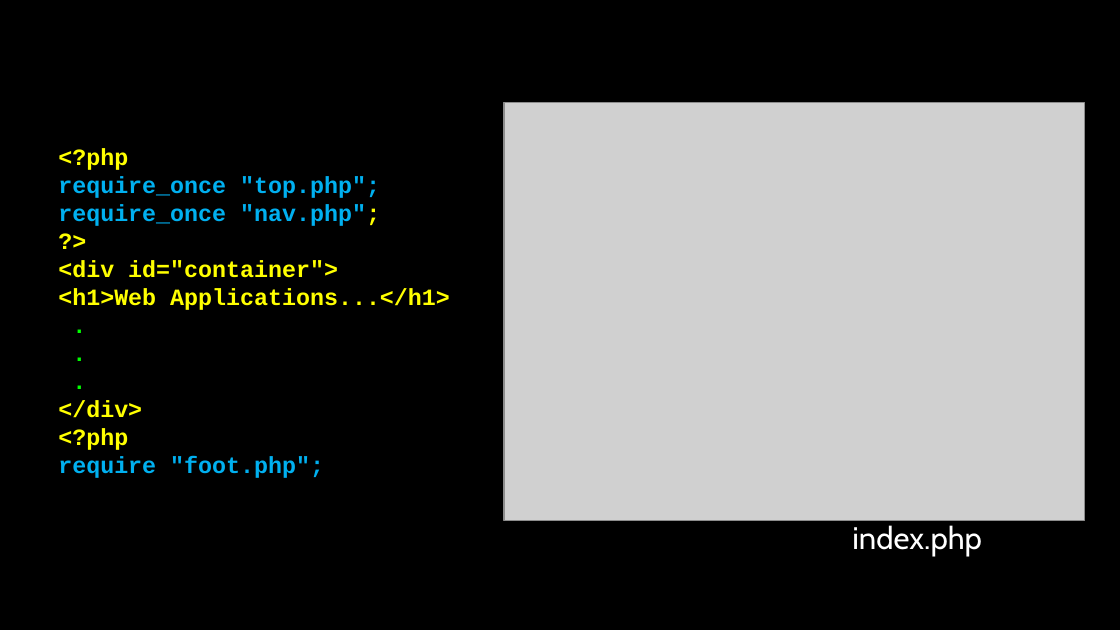
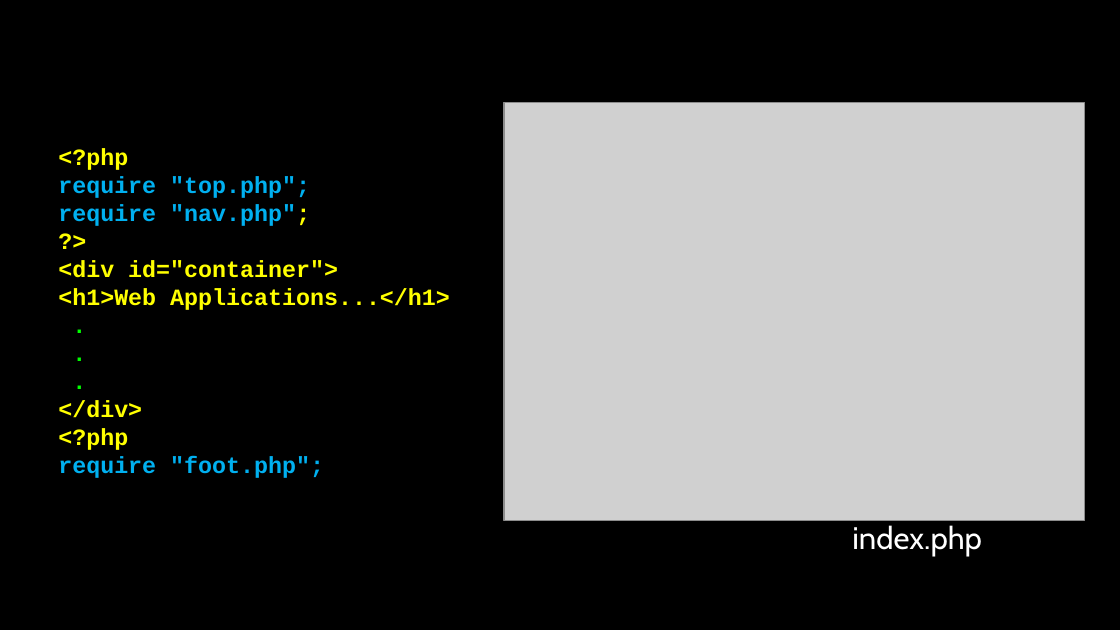
Before and after one commit to csev/wa4e, a slide deck: slide 29 of lectures/PHP-04-Functions.ppt. Drawn at 1120x630 pixels with LibreOffice and Linux fonts; fonts in the diff are those of the drawing; grey boxes stand for pictures. Boxes give left, top, right and bottom in pixels: in the first picture for what was removed or moved away, otherwise in the second. Text is boxed around its words. In the diff, an @@ line names an element or a change of style, - is before the commit and + after.

```diff
--- a/lectures/PHP-04-Functions.ppt
+++ b/lectures/PHP-04-Functions.ppt
@@ text at <box>58,176,310,226</box>: text changed @@
-require_once "top.php";
-require_once "nav.php";
+require "top.php";
+require "nav.php";
```
Also in this commit, not shown: 1 other slide changed.
